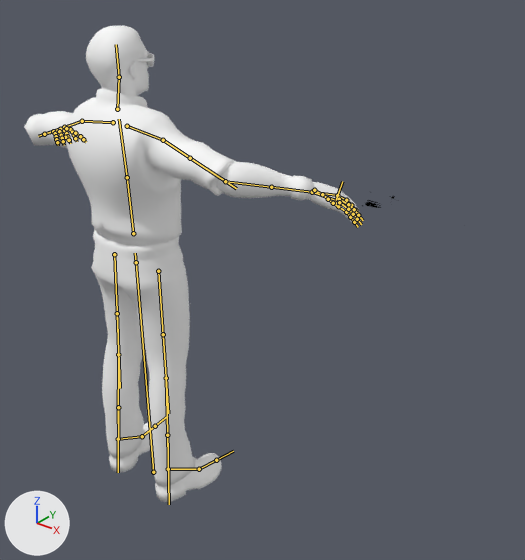
Before and after pictures for a commit that changed the Blender file Blends/Blender_Arms_Animations.blend.
Both versions are drawn from a 50 mm camera at (1.91, -1.63, 2.11) aimed at (0.41, 0.24, 0.96). The axes (+X, +Y, +Z) are drawn at lower left. The lights are the same throughout. The bones that bend it are drawn over the model as lines.

In view in the first picture: 'BodyGuard03_Head', 'BodyGuard03_Pants', 'BodyGuard03_Shoes', 'BodyGuard03_Torso.001', 'BodyGuard_03_Hand.001', 'score'.
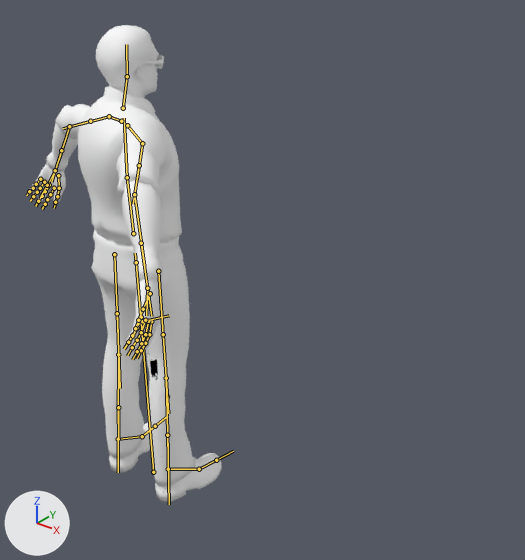
The newer file adds an action. The first version stands in its rest pose; the second is drawn at frame 0 of the action 'FP_Melee_Enable'.

Boxes [x1, y1, x2, y2] around the edits, measured in the pictures (525 x 560 px):
'BodyGuard03_Torso.001', posed (53% narrower, 25% taller)
    before: [24, 89, 313, 246]
    after: [46, 86, 182, 282]
'score', posed
    before: [323, 181, 501, 242]
    after: [120, 304, 183, 536]
'BodyGuard03_Head', posed
    before: [86, 26, 154, 96]
    after: [96, 25, 164, 99]
'BodyGuard_03_Hand.001', posed
    before: [309, 182, 361, 225]
    after: [28, 164, 160, 355]
bone 'Spine1', root to tip
    before: (127, 177) to (119, 119)
    after: (127, 177) to (124, 118)
bone 'LeftArm', root to tip
    before: (82, 121) to (54, 130)
    after: (109, 116) to (80, 124)
bone 'LeftForeArm', root to tip
    before: (44, 134) to (57, 130)
    after: (69, 126) to (58, 160)
bone 'Neck', root to tip
    before: (117, 109) to (119, 77)
    after: (123, 108) to (127, 76)
bone 'RightArm', root to tip
    before: (163, 140) to (207, 169)
    after: (142, 143) to (137, 179)
bone 'RightForeArm', root to tip
    before: (225, 181) to (292, 189)
    after: (134, 194) to (144, 265)
bone 'RightHand', root to tip
    before: (312, 192) to (334, 199)
    after: (147, 288) to (146, 315)
bone 'RightHandThumb1', root to tip
    before: (314, 190) to (322, 194)
    after: (150, 293) to (143, 309)

What changed in the scene script:
```text
Change bone_spine1:
    where bone_spine1 = bpy.data.objects['Armature.001'].pose.bones['Spine1']  # child of 'Spine'
    bone_spine1.rotation_quaternion: (1.0, 0.0, 0.0, 0.0) -> (0.974, 0.047, -0.224, -0.003)  # degrees (0, 0, 0) -> degrees (6, -26, -2)
Change bone_leftarm:
    where bone_leftarm = bpy.data.objects['Armature.001'].pose.bones['LeftArm']  # child of 'LeftShoulder'
    bone_leftarm.rotation_quaternion: (1.0, 0.0, 0.0, 0.0) -> (0.877, 0.181, 0.438, 0.084)  # degrees (0, 0, 0) -> degrees (35, 47, 27)
Change bone_leftforearm:
    where bone_leftforearm = bpy.data.objects['Armature.001'].pose.bones['LeftForeArm']  # child of 'LeftArm'
    bone_leftforearm.rotation_quaternion: (1.0, 0.0, 0.0, 0.0) -> (0.985, 0.116, -0.098, 0.081)  # degrees (0, 0, 0) -> degrees (13, -12, 8)
Change bone_neck:
    where bone_neck = bpy.data.objects['Armature.001'].pose.bones['Neck']  # child of 'Spine1'
    bone_neck.rotation_quaternion: (1.0, 0.0, 0.0, 0.0) -> (0.981, -0.031, 0.189, -0.006)  # degrees (0, 0, 0) -> degrees (-4, 22, -1)
Change bone_rightarm:
    where bone_rightarm = bpy.data.objects['Armature.001'].pose.bones['RightArm']  # child of 'RightShoulder'
    bone_rightarm.rotation_quaternion: (1.0, 0.0, 0.0, 0.0) -> (0.877, 0.181, -0.438, -0.084)  # degrees (0, 0, 0) -> degrees (35, -47, -27)
Change bone_rightforearm:
    where bone_rightforearm = bpy.data.objects['Armature.001'].pose.bones['RightForeArm']  # child of 'RightArm'
    bone_rightforearm.rotation_quaternion: (1.0, 0.0, 0.0, 0.0) -> (0.993, 0.099, -0.005, -0.065)  # degrees (0, 0, 0) -> degrees (11, 0, -8)
Change bone_righthand:
    where bone_righthand = bpy.data.objects['Armature.001'].pose.bones['RightHand']  # child of 'RightForeArm'
    bone_righthand.rotation_quaternion: (1.0, 0.0, 0.0, 0.0) -> (0.999, -0.041, -0.01, 0.001)  # degrees (0, 0, 0) -> degrees (-5, -1, 0)
Change bone_righthandthumb1:
    where bone_righthandthumb1 = bpy.data.objects['Armature.001'].pose.bones['RightHandThumb1']  # child of 'RightHand'
    bone_righthandthumb1.rotation_quaternion: (1.0, 0.0, 0.0, 0.0) -> (0.969, -0.101, -0.223, -0.021)  # degrees (0, 0, 0) -> degrees (-12, -26, 0)
```
